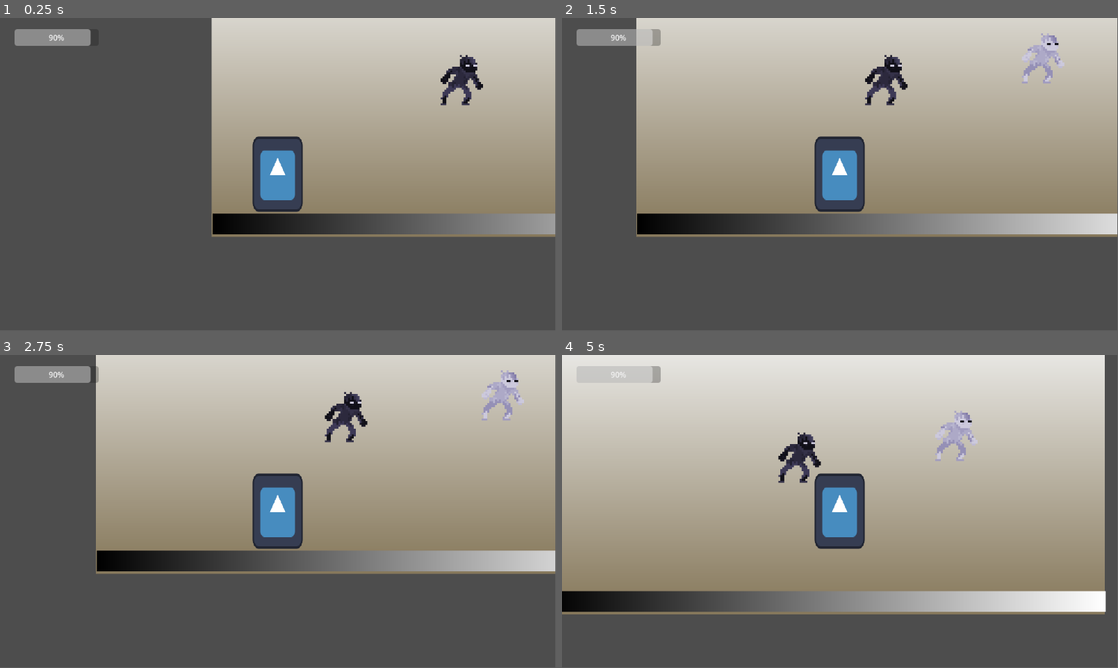
Above: before the commit, frames 1-4 (two rows, left to right).
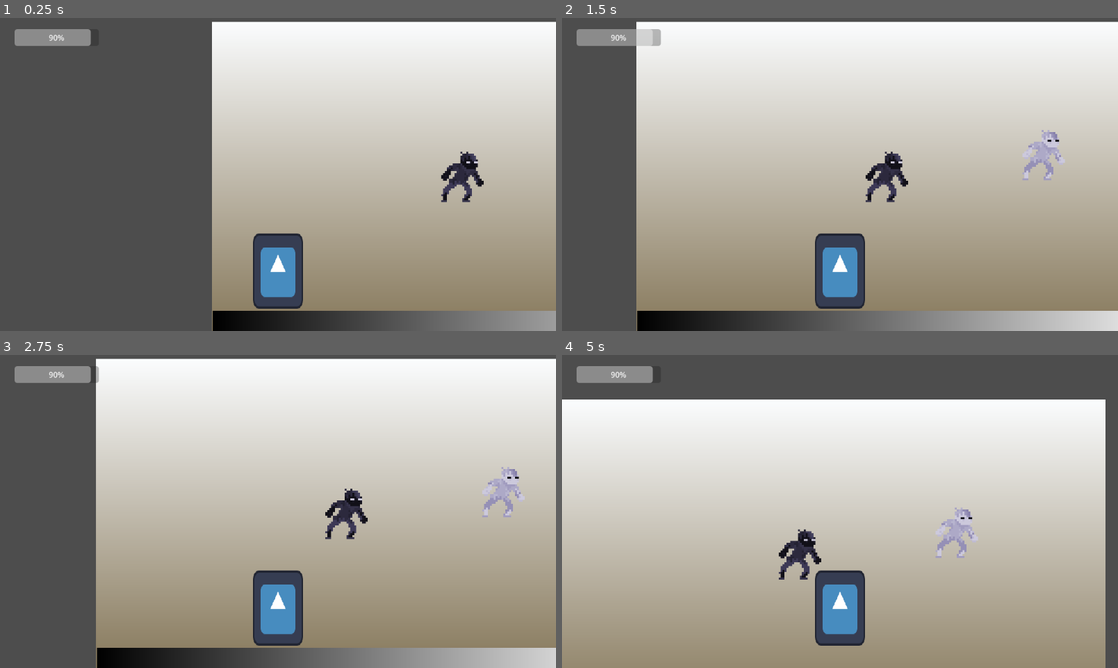
Above: after the commit, the same moments.

Repository: hugoc7/AbyssGameJam
Game: Godot game, scene res://levels/level1.tscn
Two runs of this game, one before a commit and one after it. Both use one fixed random seed, a clock stepped at 60 frames per second and the inputs below. The engine's default icon, where the game draws it, is replaced by a stand-in: a white triangle on a blue panel in a dark square.
Inputs:
- Up to frame 1 (0.25 s): no input
- Up to frame 2 (1.5 s): tap Enter (ui_accept) at 0.5, 0.77 s; hold Right (ui_right) from 0.53 s (still down)
- Up to frame 3 (2.75 s): tap Enter (ui_accept) at 1.52 s; release Right (ui_right) at 2.03 s; hold Left (ui_left) from 2.03 s (still down)
- Up to frame 4 (5 s): release Left (ui_left) at 2.78 s; hold Right (ui_right) 2.78-4.28 s; tap Enter (ui_accept) at 3.02, 3.77, 4.52 s; hold Left (ui_left) from 4.28 s (still down)
In our replay, the window is 799x449 before the commit and 800x450 after it. These sizes can differ from the game's own. Grey fills any space a smaller window leaves; there, only what the larger window draws over its background counts as a difference.

The runs differ from the first frame. In frame 1, 60% of the frame differs, in the area x 38-100%, y 0-100%; in frame 2, 84%; in frame 3, 80%; in frame 4, 97%, in the area x 0-100%, y 0-100%.

Commit message:
add camera offset

Diff:
--- a/levels/level1.tscn
+++ b/levels/level1.tscn
@@ -58,6 +58,7 @@
 [node name="HUD" parent="." instance=ExtResource("7_vfnx0")]
 
 [node name="Camera" type="Camera2D" parent="." node_paths=PackedStringArray("target")]
+offset = Vector2(0, -200)
 script = ExtResource("7_odr88")
 target = NodePath("../Player")
 
--- a/project.godot
+++ b/project.godot
@@ -19,6 +19,10 @@
 
 Enums="*res://singletons/enums.gd"
 
+[display]
+
+window/stretch/mode="viewport"
+
 [input]
 
 debug_switch_level_color={
